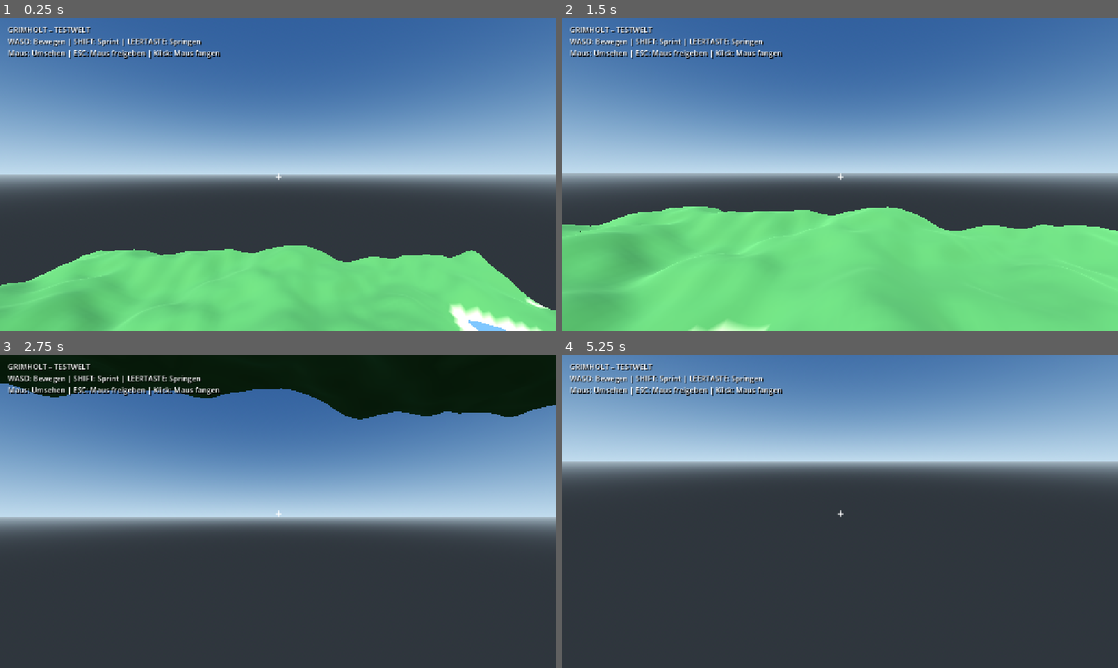
Above: before the commit, frames 1-4 (two rows, left to right).
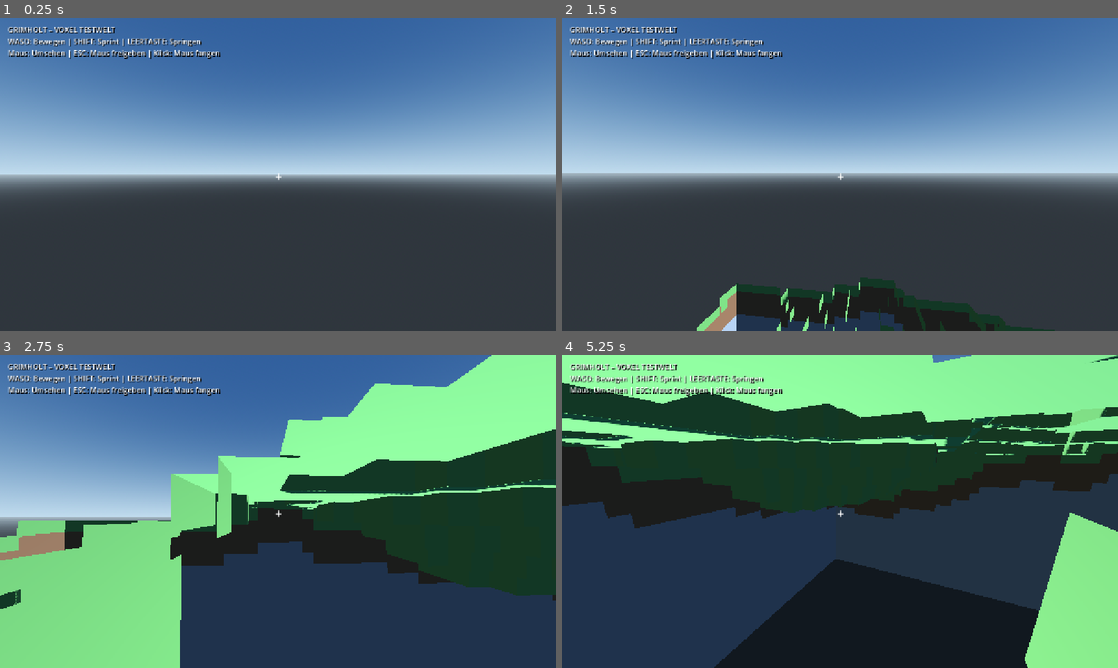
Above: after the commit, the same moments.

Repository: HazelTheSquirrel/Grimholt-Test
Game: Godot game, scene res://scenes/main.tscn
The game is run twice, just before and just after one commit, with the same random seed, the same clock (stepped at 60 frames per second) and the same inputs.
Inputs (mouse positions are in pixels of both pictures, inside the frame that each line leads up to):
- Up to frame 1 (0.25 s): no input
- Up to frame 2 (1.5 s): tap Enter at 0.5 s; move the mouse to (867, 174) at 0.52 s; hold Shift (sprint) 0.53-1.28 s; hold W (move_forward) from 0.53 s (still down); tap Space (jump) at 0.77 s; move the mouse to (812, 174) at 1.27 s; tap Shift (sprint) at 1.35 s
- Up to frame 3 (2.75 s): keep holding W (move_forward); tap Space (jump) at 1.52 s; move the mouse to (289, 505) at 2.02 s; hold Shift (sprint) from 2.03 s (still down)
- Up to frame 4 (5.25 s): move the mouse to (834, 517) at 2.77 s; release Shift (sprint) at 2.78 s; tap Shift (sprint) at 2.85, 4.35 s; tap Space (jump) at 3.02, 3.5, 3.77, 4.52, 5 s; move the mouse to (878, 514) at 3.52 s; hold Shift (sprint) 3.53-4.28 s; tap Escape at 4.15 s; tap Enter at 4.25 s; move the mouse to (673, 464) at 4.27 s; release W (move_forward) at 4.28 s; hold A (move_left) 4.28-5.03 s; click (673, 464) at 4.42 s; move the mouse to (845, 511) at 5.02 s; hold W (move_forward) from 5.03 s (still down); hold Shift (sprint) from 5.03 s (still down)

The runs differ from the first frame. In frame 1, 23% of the frame differs, in the area x 0-100%, y 2-100%; in frame 2, 36%; in frame 3, 60%; in frame 4, 67%, in the area x 0-100%, y 0-100%.

Commit message:
Build seed-based voxel chunk world foundation

Diff:
--- /dev/null
+++ b/scripts/core/world_config.gd
@@ -0,0 +1,10 @@
+extends RefCounted
+class_name GrimholtWorldConfig
+const CHUNK_SIZE: int = 16
+const WORLD_HEIGHT: int = 64
+const LOAD_RADIUS: int = 1
+const UNLOAD_MARGIN: int = 1
+const DEFAULT_SEED: int = 472901
+const TERRAIN_BASE_HEIGHT: float = 19.0
+const TERRAIN_HEIGHT_SCALE: float = 11.0
+const TERRAIN_FREQUENCY: float = 0.018
--- a/scripts/main.gd
+++ b/scripts/main.gd
@@ -1,20 +1,20 @@
 extends Node3D
 
-const WorldScript = preload("res://scripts/world_generator.gd")
+const WorldScript = preload("res://scripts/world/world_generator.gd")
 const PlayerScript = preload("res://scripts/player_controller.gd")
+const Config = preload("res://scripts/core/world_config.gd")
 
 func _ready() -> void:
     _setup_environment()
-
-    var world := WorldScript.new()
-    world.name = "GeneratedWorld"
+    var world: GrimholtWorld = WorldScript.new()
+    world.name = "World"
+    world.world_seed = Config.DEFAULT_SEED
     add_child(world)
-
-    var player := PlayerScript.new()
+    var player: GrimholtPlayer = PlayerScript.new()
     player.name = "Player"
     add_child(player)
-    player.global_position = Vector3(0.0, 26.0, 0.0)
-    player.world = world
+    player.global_position = Vector3(0.0, 43.0, 0.0)
+    world.set_player(player)
 
 func _setup_environment() -> void:
     var world_environment := WorldEnvironment.new()
@@ -32,7 +32,6 @@
     environment.tonemap_mode = Environment.TONE_MAPPER_FILMIC
     world_environment.environment = environment
     add_child(world_environment)
-
     var sun := DirectionalLight3D.new()
     sun.rotation_degrees = Vector3(-48.0, -32.0, 0.0)
     sun.light_energy = 1.15
--- a/scripts/player_controller.gd
+++ b/scripts/player_controller.gd
@@ -6,10 +6,8 @@
 const JUMP_VELOCITY := 5.8
 const MOUSE_SENSITIVITY := 0.0022
 
-var world: GrimholtWorld
 var camera_pivot: Node3D
 var camera: Camera3D
-var hud: Label
 var gravity: float = ProjectSettings.get_setting("physics/3d/default_gravity")
 
 func _ready() -> void:
@@ -29,6 +27,9 @@
 func _add_key_action(action_name: String, key: Key) -> void:
     if not InputMap.has_action(action_name):
         InputMap.add_action(action_name)
+    for existing in InputMap.action_get_events(action_name):
+        if existing is InputEventKey and existing.physical_keycode == key:
+            return
     var event := InputEventKey.new()
     event.physical_keycode = key
     InputMap.action_add_event(action_name, event)
@@ -41,11 +42,9 @@
     collider.shape = capsule
     collider.position.y = 0.93
     add_child(collider)
-
     camera_pivot = Node3D.new()
     camera_pivot.position.y = 1.62
     add_child(camera_pivot)
-
     camera = Camera3D.new()
     camera.current = true
     camera.fov = 78.0
@@ -55,17 +54,15 @@
 func _build_hud() -> void:
     var layer := CanvasLayer.new()
     add_child(layer)
-
-    hud = Label.new()
+    var hud := Label.new()
     hud.position = Vector2(18.0, 14.0)
     hud.add_theme_font_size_override("font_size", 17)
     hud.add_theme_color_override("font_color", Color(1.0, 1.0, 1.0))
     hud.add_theme_color_override("font_shadow_color", Color(0.0, 0.0, 0.0, 0.9))
     hud.add_theme_constant_override("shadow_offset_x", 2)
     hud.add_theme_constant_override("shadow_offset_y", 2)
-    hud.text = "GRIMHOLT – TESTWELT\nWASD: Bewegen | SHIFT: Sprint | LEERTASTE: Springen\nMaus: Umsehen | ESC: Maus freigeben | Klick: Maus fangen"
+    hud.text = "GRIMHOLT – VOXEL TESTWELT\nWASD: Bewegen | SHIFT: Sprint | LEERTASTE: Springen\nMaus: Umsehen | ESC: Maus freigeben | Klick: Maus fangen"
     layer.add_child(hud)
-
     var crosshair := Label.new()
     crosshair.text = "+"
     crosshair.set_anchors_and_offsets_preset(Control.PRESET_CENTER)
@@ -78,30 +75,23 @@
         rotate_y(-event.relative.x * MOUSE_SENSITIVITY)
         camera_pivot.rotate_x(-event.relative.y * MOUSE_SENSITIVITY)
         camera_pivot.rotation.x = clampf(camera_pivot.rotation.x, deg_to_rad(-88.0), deg_to_rad(88.0))
-
-    if event is InputEventKey and event.pressed and not event.echo:
-        if event.keycode == KEY_ESCAPE:
-            Input.mouse_mode = Input.MOUSE_MODE_VISIBLE
-
-    if event is InputEventMouseButton and event.pressed:
-        if Input.mouse_mode == Input.MOUSE_MODE_VISIBLE:
-            Input.mouse_mode = Input.MOUSE_MODE_CAPTURED
+    if event is InputEventKey and event.pressed and not event.echo and event.keycode == KEY_ESCAPE:
+        Input.mouse_mode = Input.MOUSE_MODE_VISIBLE
+    if event is InputEventMouseButton and event.pressed and Input.mouse_mode == Input.MOUSE_MODE_VISIBLE:
+        Input.mouse_mode = Input.MOUSE_MODE_CAPTURED
 
 func _physics_process(delta: float) -> void:
     if not is_on_floor():
         velocity.y -= gravity * delta
     elif Input.is_action_just_pressed("jump"):
         velocity.y = JUMP_VELOCITY
-
     var input_vector := Input.get_vector("move_left", "move_right", "move_forward", "move_backward")
     var move_direction := (transform.basis * Vector3(input_vector.x, 0.0, input_vector.y)).normalized()
     var speed := SPRINT_SPEED if Input.is_action_pressed("sprint") else WALK_SPEED
-
     if move_direction.length() > 0.01:
         velocity.x = move_direction.x * speed
         velocity.z = move_direction.z * speed
     else:
         velocity.x = move_toward(velocity.x, 0.0, WALK_SPEED * 5.0 * delta)
         velocity.z = move_toward(velocity.z, 0.0, WALK_SPEED * 5.0 * delta)
-
     move_and_slide()
--- /dev/null
+++ b/scripts/world/block_registry.gd
@@ -0,0 +1,20 @@
+extends RefCounted
+class_name GrimholtBlockRegistry
+const AIR: int = 0
+const GRASS: int = 1
+const DIRT: int = 2
+const STONE: int = 3
+const SAND: int = 4
+
+static func color_for(block_id: int) -> Color:
+    match block_id:
+        GRASS:
+            return Color(0.29, 0.49, 0.24)
+        DIRT:
+            return Color(0.39, 0.27, 0.17)
+        STONE:
+            return Color(0.43, 0.45, 0.47)
+        SAND:
+            return Color(0.72, 0.66, 0.46)
+        _:
+            return Color(1.0, 0.0, 1.0)
--- /dev/null
+++ b/scripts/world/voxel_chunk.gd
@@ -0,0 +1,116 @@
+extends Node3D
+class_name GrimholtVoxelChunk
+
+const Config = preload("res://scripts/core/world_config.gd")
+const Blocks = preload("res://scripts/world/block_registry.gd")
+
+var chunk_coord: Vector2i
+var voxels: PackedByteArray = PackedByteArray()
+var mesh_instance: MeshInstance3D
+var static_body: StaticBody3D
+var is_generated: bool = false
+
+func generate(noise: FastNoiseLite) -> void:
+    voxels.resize(Config.CHUNK_SIZE * Config.WORLD_HEIGHT * Config.CHUNK_SIZE)
+    voxels.fill(Blocks.AIR)
+    for local_x in range(Config.CHUNK_SIZE):
+        for local_z in range(Config.CHUNK_SIZE):
+            var world_x := chunk_coord.x * Config.CHUNK_SIZE + local_x
+            var world_z := chunk_coord.y * Config.CHUNK_SIZE + local_z
+            var broad := noise.get_noise_2d(float(world_x), float(world_z))
+            var height := clampi(roundi(Config.TERRAIN_BASE_HEIGHT + broad * Config.TERRAIN_HEIGHT_SCALE), 2, Config.WORLD_HEIGHT - 2)
+            for y in range(height + 1):
+                var block_id := Blocks.STONE
+                if y == height:
+                    block_id = Blocks.GRASS
+                elif y >= height - 3:
+                    block_id = Blocks.DIRT
+                set_voxel_local(local_x, y, local_z, block_id)
+    is_generated = true
+
+func get_voxel_local(x: int, y: int, z: int) -> int:
+    if x < 0 or x >= Config.CHUNK_SIZE or y < 0 or y >= Config.WORLD_HEIGHT or z < 0 or z >= Config.CHUNK_SIZE:
+        return Blocks.AIR
+    return int(voxels[_index(x, y, z)])
+
+func set_voxel_local(x: int, y: int, z: int, block_id: int) -> void:
+    if x < 0 or x >= Config.CHUNK_SIZE or y < 0 or y >= Config.WORLD_HEIGHT or z < 0 or z >= Config.CHUNK_SIZE:
+        return
+    voxels[_index(x, y, z)] = block_id
+
+func build_mesh(world: Node) -> void:
+    if not is_generated:
+        return
+    var surface := SurfaceTool.new()
+    surface.begin(Mesh.PRIMITIVE_TRIANGLES)
+    var directions: Array[Vector3i] = [
+        Vector3i(1, 0, 0), Vector3i(-1, 0, 0),
+        Vector3i(0, 1, 0), Vector3i(0, -1, 0),
+        Vector3i(0, 0, 1), Vector3i(0, 0, -1)
+    ]
+    for x in range(Config.CHUNK_SIZE):
+        for y in range(Config.WORLD_HEIGHT):
+            for z in range(Config.CHUNK_SIZE):
+                var block_id := get_voxel_local(x, y, z)
+                if block_id == Blocks.AIR:
+                    continue
+                var world_x := chunk_coord.x * Config.CHUNK_SIZE + x
+                var world_z := chunk_coord.y * Config.CHUNK_SIZE + z
+                for face in range(directions.size()):
+                    var direction: Vector3i = directions[face]
+                    if world.get_voxel(Vector3i(world_x, y, world_z) + direction) == Blocks.AIR:
+                        _append_face(surface, Vector3(x, y, z), face, Blocks.color_for(block_id))
+    var mesh := surface.commit()
+    if mesh_instance == null:
+        mesh_instance = MeshInstance3D.new()
+        mesh_instance.name = "ChunkMesh"
+        add_child(mesh_instance)
+    mesh_instance.mesh = mesh
+    mesh_instance.material_override = _make_material()
+    if static_body != null:
+        static_body.queue_free()
+        static_body = null
+    if mesh.get_surface_count() > 0:
+        static_body = StaticBody3D.new()
+        static_body.name = "ChunkCollision"
+        var collision := CollisionShape3D.new()
+        collision.shape = mesh.create_trimesh_shape()
+        static_body.add_child(collision)
+        add_child(static_body)
+
+func _append_face(surface: SurfaceTool, origin: Vector3, face: int, color: Color) -> void:
+    var corners: Array[Vector3] = []
+    var normal := Vector3.ZERO
+    match face:
+        0:
+            normal = Vector3.RIGHT
+            corners = [Vector3(1,0,0), Vector3(1,1,0), Vector3(1,1,1), Vector3(1,0,1)]
+        1:
+            normal = Vector3.LEFT
+            corners = [Vector3(0,0,1), Vector3(0,1,1), Vector3(0,1,0), Vector3(0,0,0)]
+        2:
+            normal = Vector3.UP
+            corners = [Vector3(0,1,1), Vector3(1,1,1), Vector3(1,1,0), Vector3(0,1,0)]
+        3:
+            normal = Vector3.DOWN
+            corners = [Vector3(0,0,0), Vector3(1,0,0), Vector3(1,0,1), Vector3(0,0,1)]
+        4:
+            normal = Vector3.BACK
+            corners = [Vector3(1,0,1), Vector3(1,1,1), Vector3(0,1,1), Vector3(0,0,1)]
+        5:
+            normal = Vector3.FORWARD
+            corners = [Vector3(0,0,0), Vector3(0,1,0), Vector3(1,1,0), Vector3(1,0,0)]
+    for index in [0, 1, 2, 0, 2, 3]:
+        surface.set_normal(normal)
+        surface.set_color(color)
+        surface.add_vertex(origin + corners[index])
+
+func _make_material() -> StandardMaterial3D:
+    var material := StandardMaterial3D.new()
+    material.vertex_color_use_as_albedo = true
+    material.roughness = 1.0
+    material.cull_mode = BaseMaterial3D.CULL_BACK
+    return material
+
+func _index(x: int, y: int, z: int) -> int:
+    return (y * Config.CHUNK_SIZE + z) * Config.CHUNK_SIZE + x
--- /dev/null
+++ b/scripts/world/world_generator.gd
@@ -0,0 +1,91 @@
+extends Node3D
+class_name GrimholtWorld
+
+const Config = preload("res://scripts/core/world_config.gd")
+const ChunkScript = preload("res://scripts/world/voxel_chunk.gd")
+const Blocks = preload("res://scripts/world/block_registry.gd")
+
+@export var world_seed: int = Config.DEFAULT_SEED
+@export var load_radius: int = Config.LOAD_RADIUS
+var chunks: Dictionary = {}
+var terrain_noise := FastNoiseLite.new()
+var tracked_player: Node3D
+var stream_timer: float = 0.0
+
+func _ready() -> void:
+    _configure_noise()
+    _load_chunks_around(Vector2i.ZERO)
+
+func set_player(player: Node3D) -> void:
+    tracked_player = player
+    _refresh_streaming()
+
+func _process(delta: float) -> void:
+    if tracked_player == null or not is_instance_valid(tracked_player):
+        return
+    stream_timer += delta
+    if stream_timer >= 0.35:
+        stream_timer = 0.0
+        _refresh_streaming()
+
+func _configure_noise() -> void:
+    terrain_noise.seed = world_seed
+    terrain_noise.noise_type = FastNoiseLite.TYPE_SIMPLEX_SMOOTH
+    terrain_noise.frequency = Config.TERRAIN_FREQUENCY
+    terrain_noise.fractal_octaves = 4
+    terrain_noise.fractal_lacunarity = 2.0
+    terrain_noise.fractal_gain = 0.48
+
+func _refresh_streaming() -> void:
+    var player_chunk := Vector2i(floori(tracked_player.global_position.x / float(Config.CHUNK_SIZE)), floori(tracked_player.global_position.z / float(Config.CHUNK_SIZE)))
+    _load_chunks_around(player_chunk)
+    _unload_distant_chunks(player_chunk)
+
+func _load_chunks_around(center: Vector2i) -> void:
+    for x in range(center.x - load_radius, center.x + load_radius + 1):
+        for z in range(center.y - load_radius, center.y + load_radius + 1):
+            var coord := Vector2i(x, z)
+            if chunks.has(coord):
+                continue
+            var chunk: GrimholtVoxelChunk = ChunkScript.new()
+            chunk.name = "Chunk_%d_%d" % [x, z]
+            chunk.chunk_coord = coord
+            chunk.position = Vector3(x * Config.CHUNK_SIZE, 0.0, z * Config.CHUNK_SIZE)
+            chunk.generate(terrain_noise)
+            add_child(chunk)
+            chunks[coord] = chunk
+            chunk.build_mesh(self)
+            _rebuild_loaded_neighbors(coord)
+
+func _unload_distant_chunks(center: Vector2i) -> void:
+    var unload_distance := load_radius + Config.UNLOAD_MARGIN
+    for key in chunks.keys():
+        var coord: Vector2i = key
+        if abs(coord.x - center.x) > unload_distance or abs(coord.y - center.y) > unload_distance:
+            var chunk: Node = chunks[coord]
+            chunks.erase(coord)
+            chunk.queue_free()
+
+func _rebuild_loaded_neighbors(coord: Vector2i) -> void:
+    var neighbors: Array[Vector2i] = [coord + Vector2i(1,0), coord + Vector2i(-1,0), coord + Vector2i(0,1), coord + Vector2i(0,-1)]
+    for neighbor_coord in neighbors:
+        if chunks.has(neighbor_coord):
+            var neighbor: GrimholtVoxelChunk = chunks[neighbor_coord]
+            neighbor.build_mesh(self)
+
+func get_voxel(world_position: Vector3i) -> int:
+    if world_position.y < 0 or world_position.y >= Config.WORLD_HEIGHT:
+        return Blocks.AIR
+    var chunk_x := floori(float(world_position.x) / Config.CHUNK_SIZE)
+    var chunk_z := floori(float(world_position.z) / Config.CHUNK_SIZE)
+    var coord := Vector2i(chunk_x, chunk_z)
+    if not chunks.has(coord):
+        return Blocks.AIR
+    var local_x := world_position.x - chunk_x * Config.CHUNK_SIZE
+    var local_z := world_position.z - chunk_z * Config.CHUNK_SIZE
+    var chunk: GrimholtVoxelChunk = chunks[coord]
+    return chunk.get_voxel_local(local_x, world_position.y, local_z)
+
+func get_height_at(world_x: int, world_z: int) -> int:
+    var value := terrain_noise.get_noise_2d(float(world_x), float(world_z))
+    return clampi(roundi(Config.TERRAIN_BASE_HEIGHT + value * Config.TERRAIN_HEIGHT_SCALE), 2, Config.WORLD_HEIGHT - 2)
--- a/scripts/world_generator.gd
+++ /dev/null
@@ -1,110 +0,0 @@
-extends Node3D
-class_name GrimholtWorld
-
-const WORLD_SIZE := 96
-const GRID_STEP := 1.0
-const BASE_HEIGHT := 7.0
-const HEIGHT_SCALE := 8.0
-
-var terrain_mesh: MeshInstance3D
-var terrain_body: StaticBody3D
-var height_noise := FastNoiseLite.new()
-var detail_noise := FastNoiseLite.new()
-
-func _ready() -> void:
-    _configure_noise()
-    _generate_terrain()
-
-func _configure_noise() -> void:
-    height_noise.seed = 472901
-    height_noise.noise_type = FastNoiseLite.TYPE_SIMPLEX_SMOOTH
-    height_noise.frequency = 0.018
-    height_noise.fractal_octaves = 4
-    height_noise.fractal_lacunarity = 2.1
-    height_noise.fractal_gain = 0.48
-
-    detail_noise.seed = 99173
-    detail_noise.noise_type = FastNoiseLite.TYPE_PERLIN
-    detail_noise.frequency = 0.075
-    detail_noise.fractal_octaves = 2
-
-func get_height_at(x: float, z: float) -> float:
-    var broad := height_noise.get_noise_2d(x, z)
-    var detail := detail_noise.get_noise_2d(x, z) * 0.18
-    return BASE_HEIGHT + (broad + detail) * HEIGHT_SCALE
-
-func _generate_terrain() -> void:
-    var surface := SurfaceTool.new()
-    surface.begin(Mesh.PRIMITIVE_TRIANGLES)
-    surface.set_material(_make_terrain_material())
-
-    var half_size := float(WORLD_SIZE) * 0.5
-    for x in range(WORLD_SIZE):
-        for z in range(WORLD_SIZE):
-            var x0 := (float(x) - half_size) * GRID_STEP
-            var x1 := (float(x + 1) - half_size) * GRID_STEP
-            var z0 := (float(z) - half_size) * GRID_STEP
-            var z1 := (float(z + 1) - half_size) * GRID_STEP
-
-            var p00 := Vector3(x0, get_height_at(x0, z0), z0)
-            var p10 := Vector3(x1, get_height_at(x1, z0), z0)
-            var p01 := Vector3(x0, get_height_at(x0, z1), z1)
-            var p11 := Vector3(x1, get_height_at(x1, z1), z1)
-
-            _add_triangle(surface, p00, p01, p10)
-            _add_triangle(surface, p10, p01, p11)
-
-    surface.generate_normals()
-    var mesh := surface.commit()
-
-    terrain_mesh = MeshInstance3D.new()
-    terrain_mesh.name = "Terrain"
-    terrain_mesh.mesh = mesh
-    add_child(terrain_mesh)
-
-    terrain_body = StaticBody3D.new()
-    terrain_body.name = "TerrainCollision"
-    var collision := CollisionShape3D.new()
-    collision.shape = mesh.create_trimesh_shape()
-    terrain_body.add_child(collision)
-    add_child(terrain_body)
-
-    _add_water()
-
-func _add_triangle(surface: SurfaceTool, a: Vector3, b: Vector3, c: Vector3) -> void:
-    surface.set_color(_terrain_color(a.y))
-    surface.add_vertex(a)
-    surface.set_color(_terrain_color(b.y))
-    surface.add_vertex(b)
-    surface.set_color(_terrain_color(c.y))
-    surface.add_vertex(c)
-
-func _terrain_color(height: float) -> Color:
-    if height < 3.5:
-        return Color(0.72, 0.68, 0.48)
-    if height > 13.0:
-        return Color(0.43, 0.45, 0.46)
-    if height > 10.0:
-        return Color(0.36, 0.43, 0.30)
-    return Color(0.27, 0.48, 0.23)
-
-func _make_terrain_material() -> StandardMaterial3D:
-    var material := StandardMaterial3D.new()
-    material.vertex_color_use_as_albedo = true
-    material.roughness = 1.0
-    material.cull_mode = BaseMaterial3D.CULL_DISABLED
-    return material
-
-func _add_water() -> void:
-    var water := MeshInstance3D.new()
-    water.name = "WaterPlane"
-    var plane := PlaneMesh.new()
-    plane.size = Vector2(WORLD_SIZE, WORLD_SIZE)
-    water.mesh = plane
-    water.position.y = 2.8
-    var material := StandardMaterial3D.new()
-    material.albedo_color = Color(0.12, 0.36, 0.49, 0.62)
-    material.transparency = BaseMaterial3D.TRANSPARENCY_ALPHA
-    material.roughness = 0.22
-    water.material_override = material
-    add_child(water)
Not shown, changed: README.md
Not shown, changed: docs/ROADMAP.md
